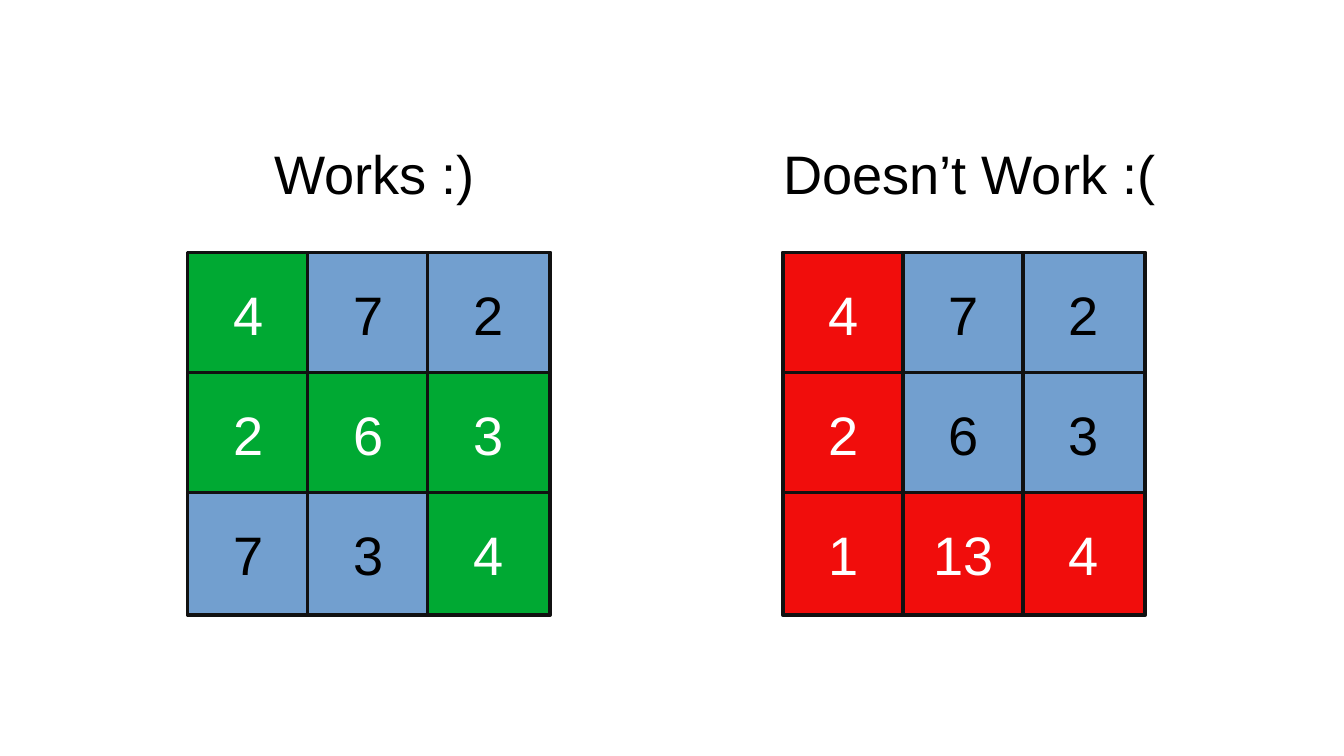
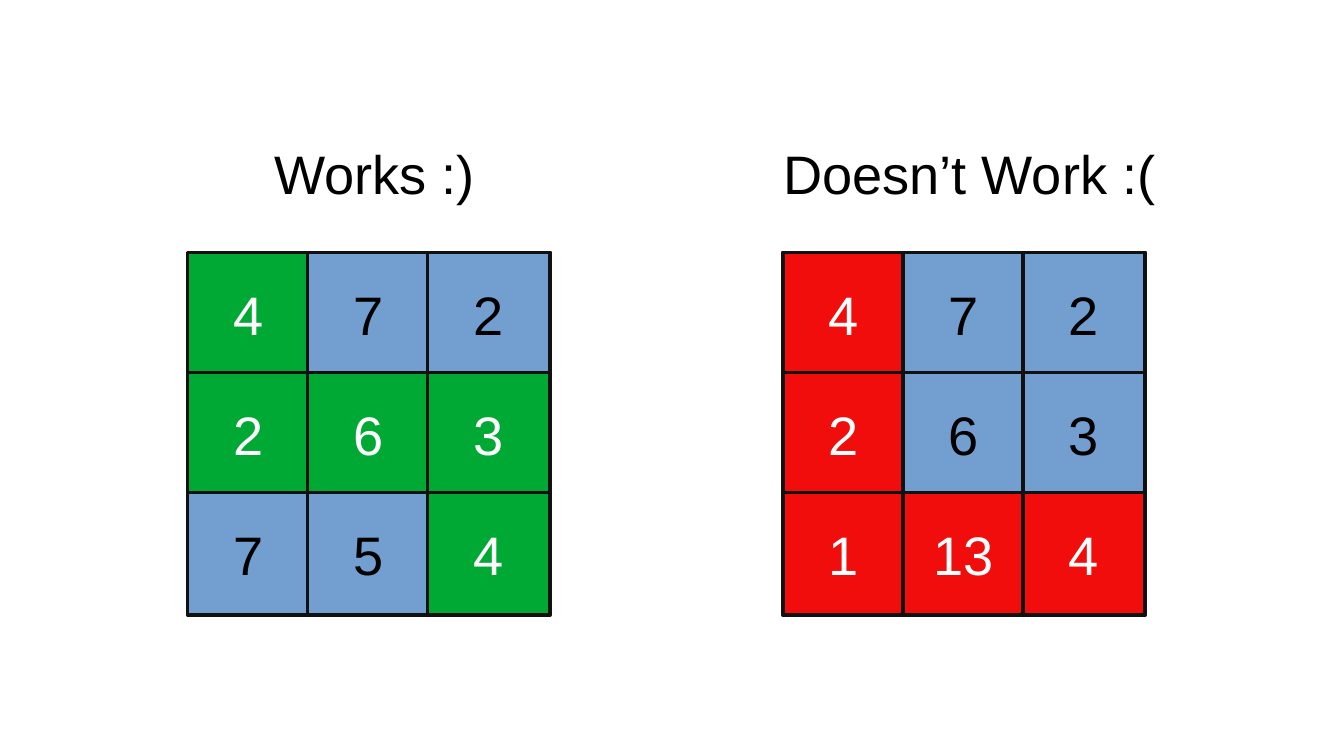
Before and after one commit to DanielSchuette/DanielSchuette.github.io, a slide deck: slide 1 of assets/grid_wrong.odp. Drawn at 1344x756 pixels with LibreOffice and Linux fonts; fonts in the diff are those of the drawing. Boxes give left, top, right and bottom in pixels: in the first picture for what was removed or moved away, otherwise in the second. Text is boxed around its words. In the diff, an @@ line names an element or a change of style, - is before the commit and + after.

```diff
--- a/assets/grid_wrong.odp
+++ b/assets/grid_wrong.odp
@@ text in rectangle at [354, 537, 384, 576]: text changed @@
-3
+5
```
Also in this commit, not shown: 7 other files.
